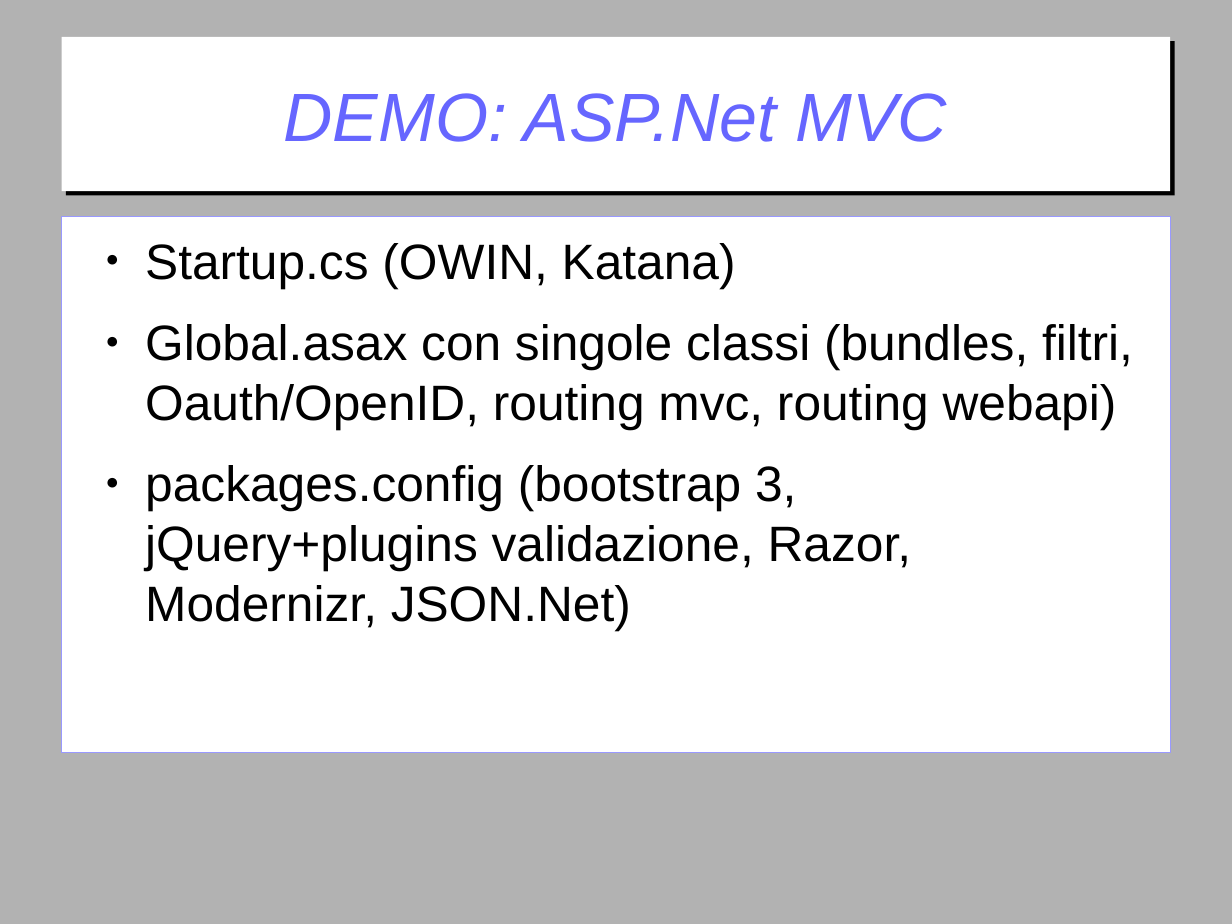
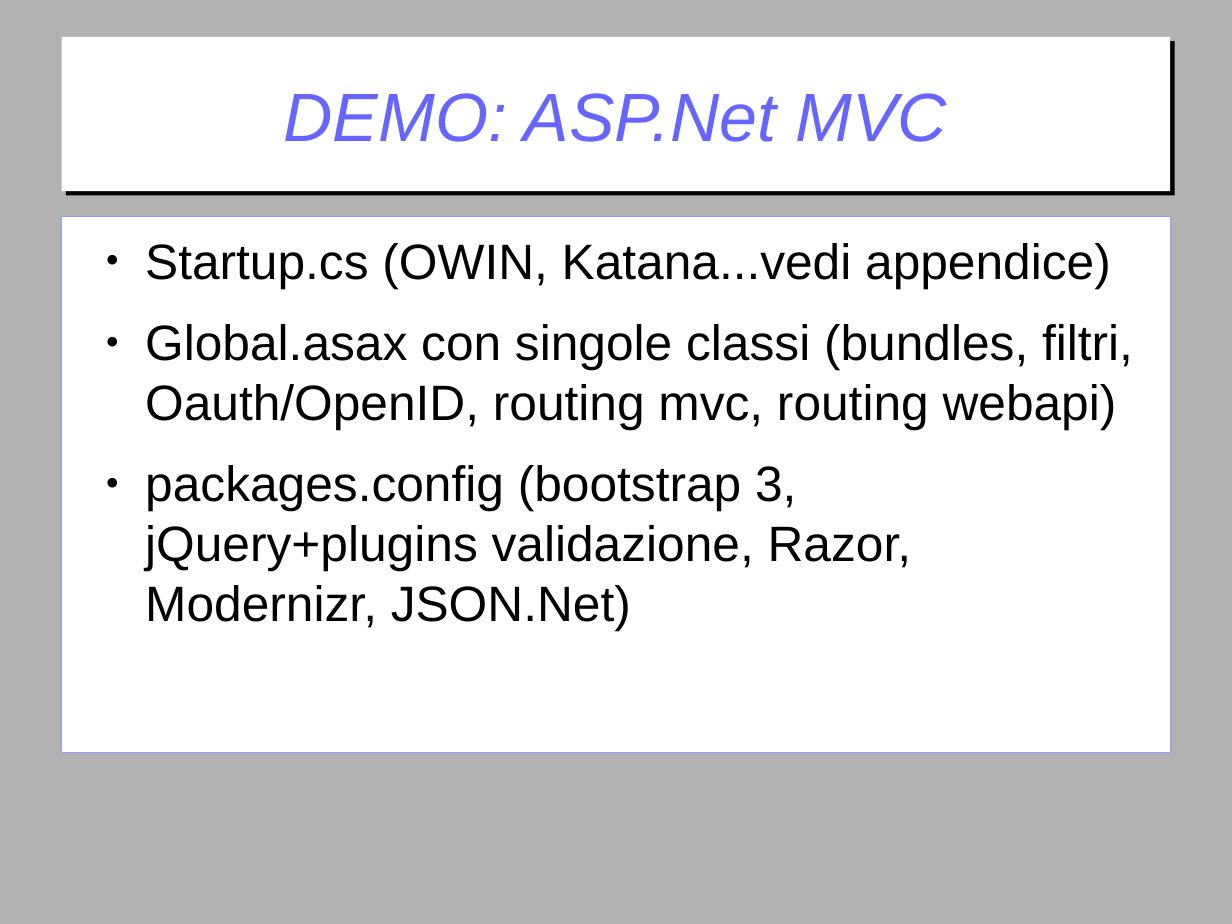
Before and after one commit to gitfer/ARXCourse, a slide deck: slide 8 of ARXCourse.odp. Drawn at 1232x924 pixels with LibreOffice and Linux fonts; fonts in the diff are those of the drawing; background and template pictures are left out. Boxes give left, top, right and bottom in pixels: in the first picture for what was removed or moved away, otherwise in the second. Text is boxed around its words. In the diff, an @@ line names an element or a change of style, - is before the commit and + after.

Commit message:
Aggiunta appendice su OWIN e Katana

```diff
--- a/ARXCourse.odp
+++ b/ARXCourse.odp
@@ text at [145, 243, 1111, 288]: text changed @@
-● Startup.cs (OWIN, Katana)
+● Startup.cs (OWIN, Katana...vedi appendice)
```
Also in this commit, not shown: 16 slides added.
